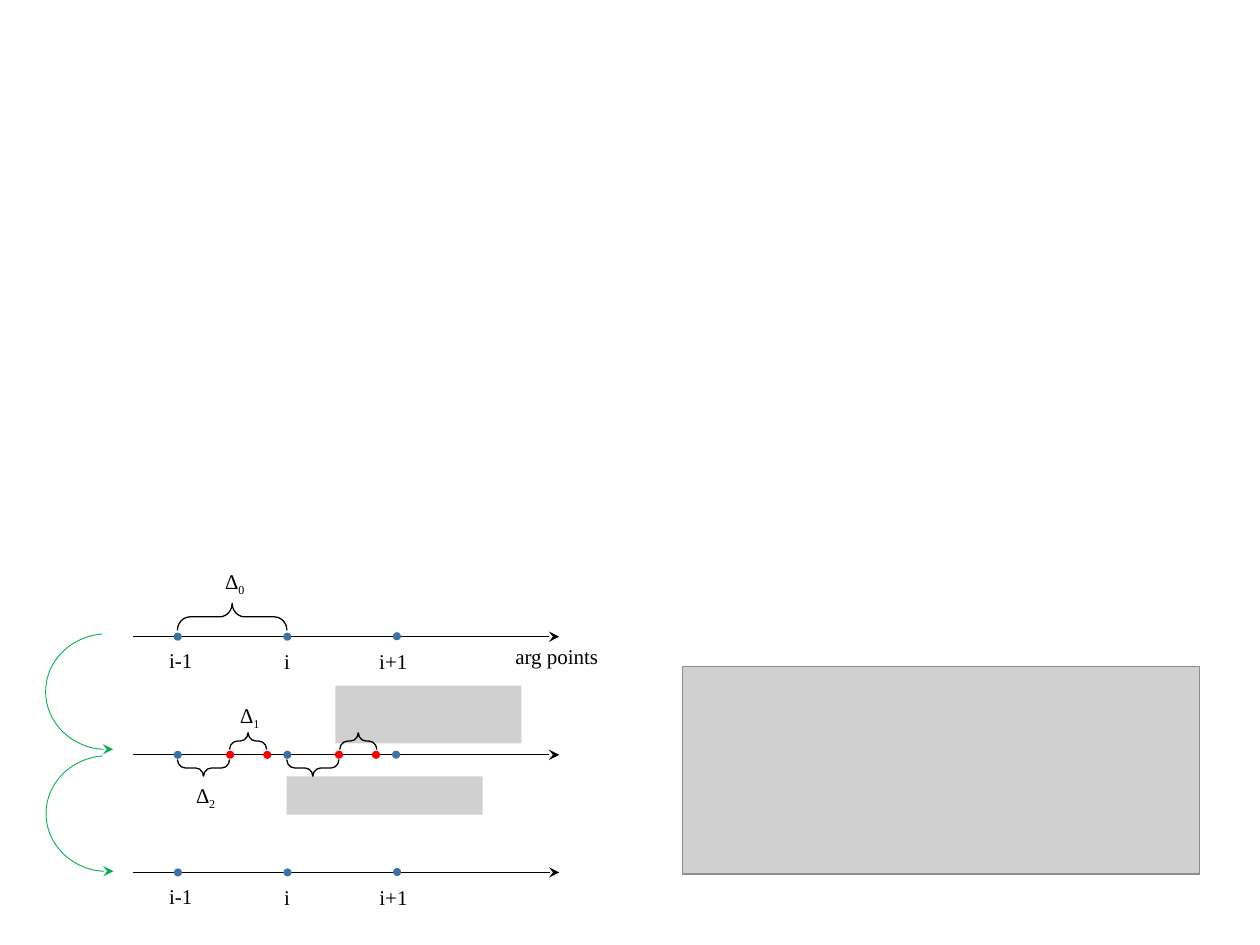
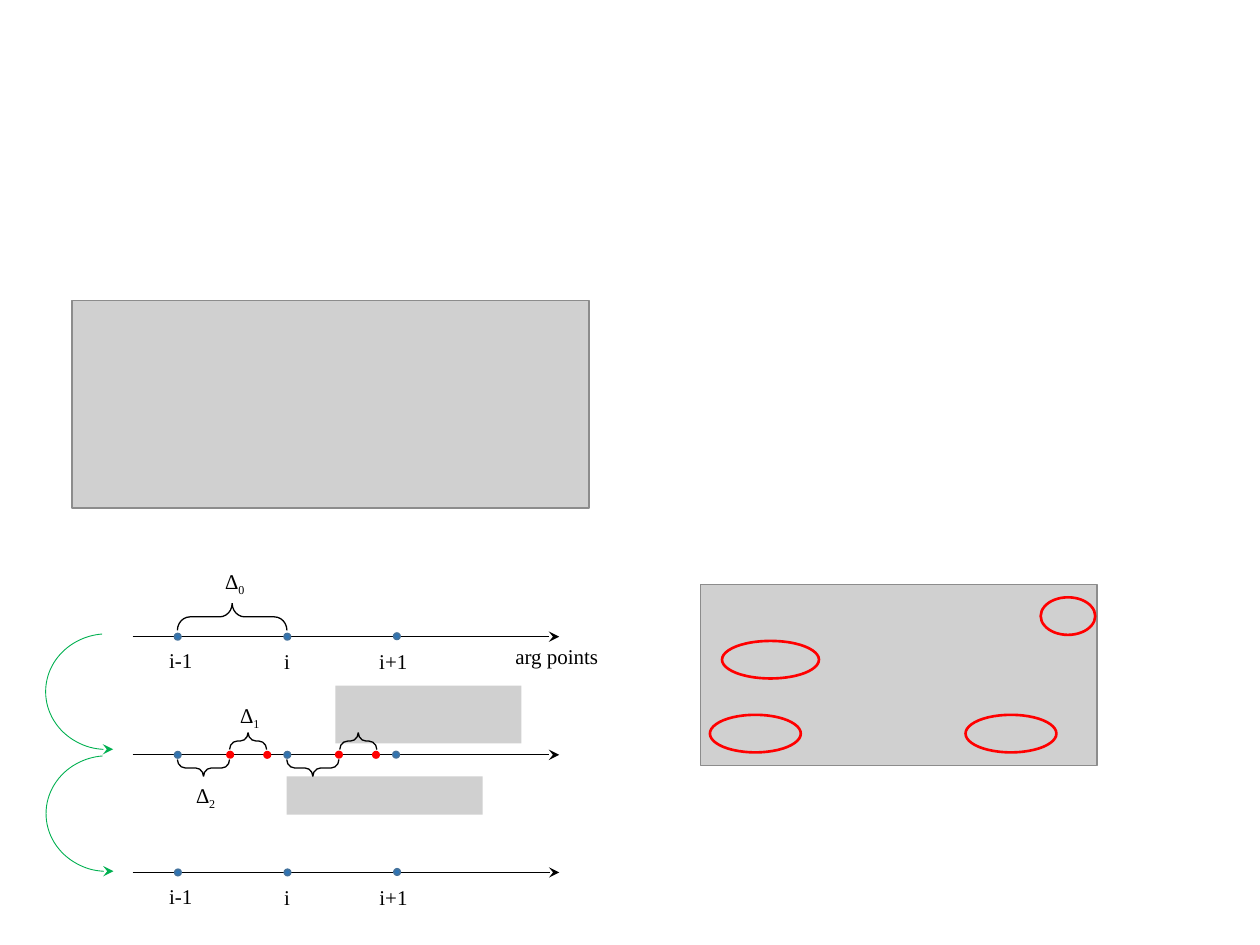
Before and after one commit to svech/Multifitting, a slide deck: slide 22 of manual/Pictures 2.0.pptx. Drawn at 1260x945 pixels with LibreOffice and Linux fonts; fonts in the diff are those of the drawing; grey boxes stand for pictures. Boxes give left, top, right and bottom in pixels: in the first picture for what was removed or moved away, otherwise in the second. Text is boxed around its words. In the diff, an @@ line names an element or a change of style, - is before the commit and + after.

```diff
--- a/manual/Pictures 2.0.pptx
+++ b/manual/Pictures 2.0.pptx
@@ picture: place and size @@
-picture at [683,667,1200,874]
+picture at [72,301,588,509]
@@ group added at [701,585,1097,766]: 4 ellipses, 1 picture @@
```
Also in this commit, not shown: 1 other slide changed, 2 other files.
